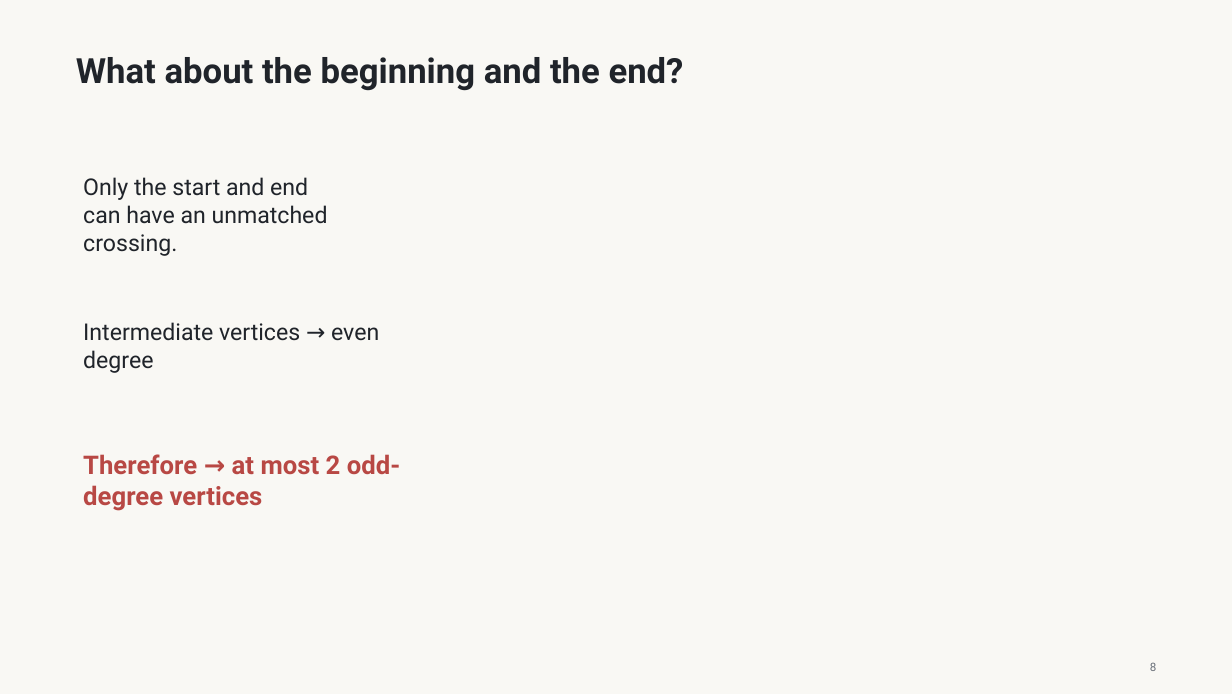
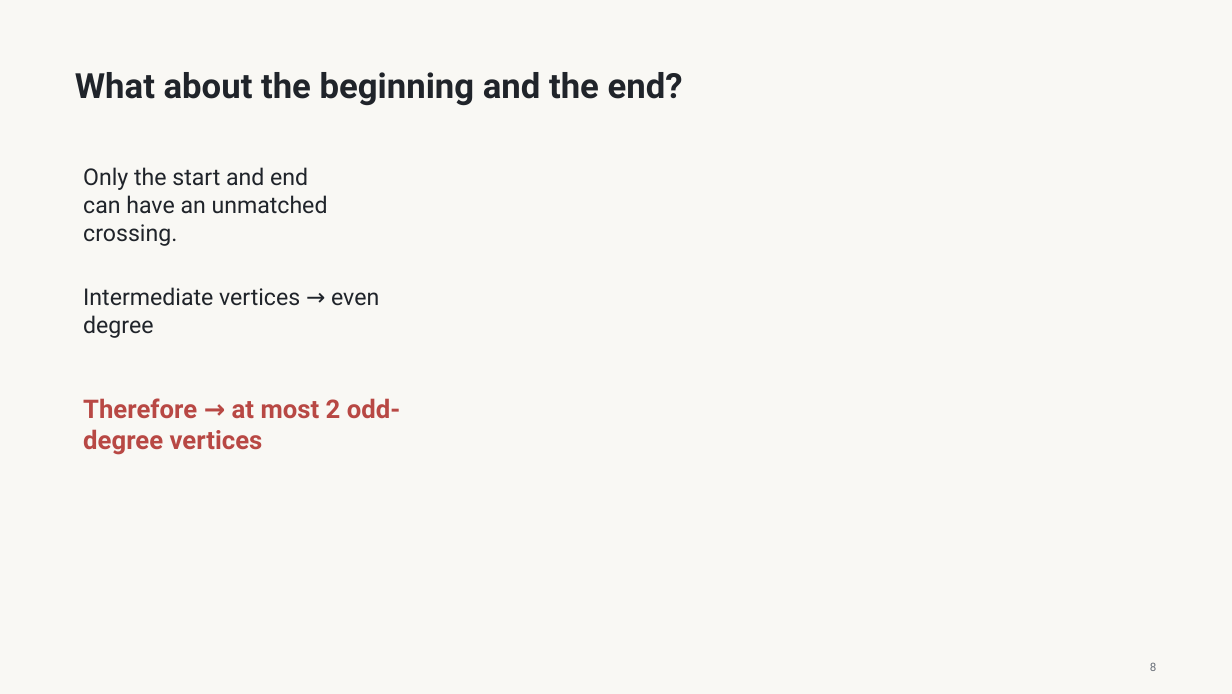
Before and after one commit to shreyash-dhumal/shreyash-dhumal.github.io, a slide deck: slide 8 of Seminar/shreyash.pptx. Drawn at 1232x694 pixels with LibreOffice and Linux fonts; fonts in the diff are those of the drawing. Boxes give left, top, right and bottom in pixels: in the first picture for what was removed or moved away, otherwise in the second. Text is boxed around its words. In the diff, an @@ line names an element or a change of style, - is before the commit and + after.

```diff
--- a/Seminar/shreyash.pptx
+++ b/Seminar/shreyash.pptx
@@ text "What about the beginning and ...": place and size @@
-text "What about the beginning and ..." at [76,57,684,91]
+text "What about the beginning and ..." at [75,72,683,106]
@@ text "Only the start and end ...": place and size @@
-text "Only the start and end ..." at [83,177,328,256]
+text "Only the start and end ..." at [83,167,328,246]
@@ text "Intermediate vertices → even degree": place and size @@
-text "Intermediate vertices → even degree" at [83,322,379,373]
+text "Intermediate vertices → even degree" at [83,287,379,338]
@@ text "Therefore → at most 2 ...": place and size @@
-text "Therefore → at most 2 ..." at [83,454,401,511]
+text "Therefore → at most 2 ..." at [83,398,401,455]
```
Also in this commit, not shown: 6 other slides changed.
